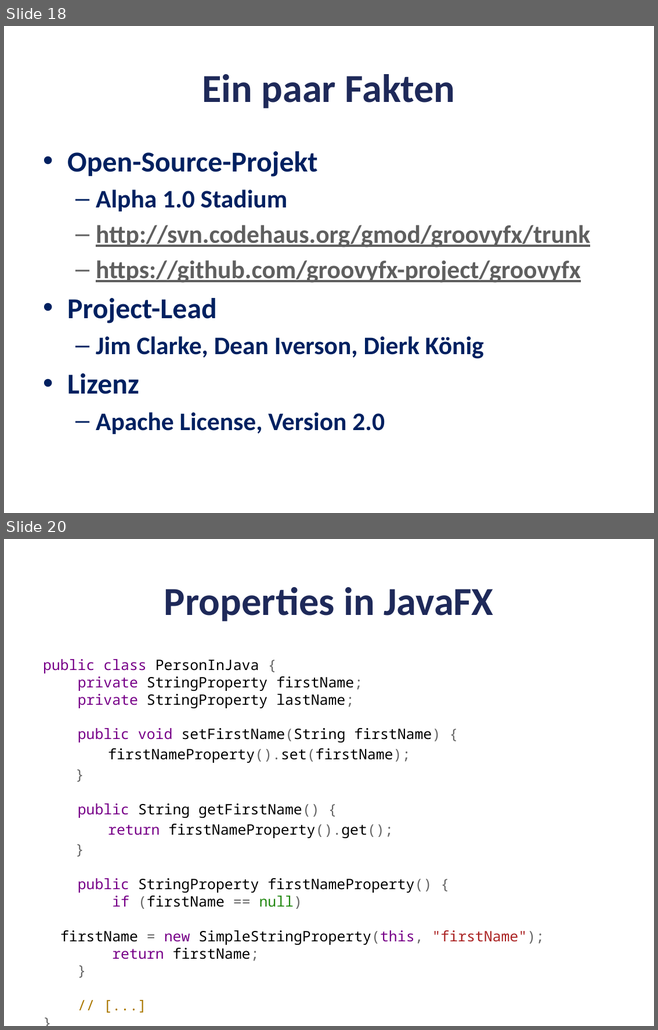
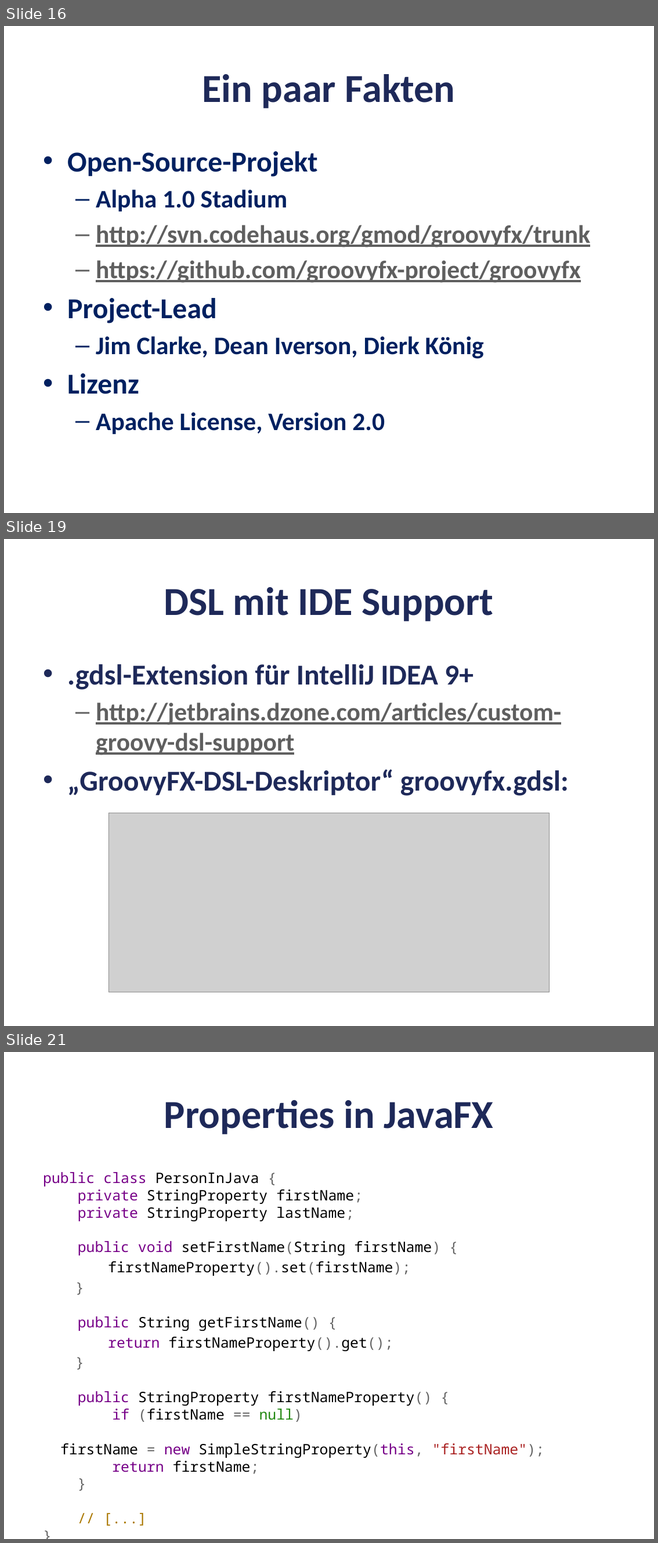
Before and after one commit to codescape/presentations, a slide deck: groovyfx-entfesselt-javafx/groovyfx-oop-2012.pptx. Shown one above the other, each under a label of ours: slides 18 and 20 before the commit, slides 16, 19 and 21 after it; the slides between them are not shown. The pictures are 658x1030 and 658x1543 pixels, drawn with LibreOffice and Linux fonts; fonts in the diff are those of the drawing; grey boxes stand for pictures; background and template pictures are left out. Boxes give left, top, right and bottom in pixels: in the first picture for what was removed or moved away, otherwise in the second. Text is boxed around its words. In the diff, an @@ line names an element or a change of style, - is before the commit and + after.

```diff
--- a/groovyfx-entfesselt-javafx/groovyfx-oop-2012.pptx
+++ b/groovyfx-entfesselt-javafx/groovyfx-oop-2012.pptx
@@ slide 19 added at [4,539,654,1026], background #FFFFFF @@
@@ title added at [164,587,494,621], 44 pt, text #1E2959, bold @@
+DSL mit IDE Support
@@ text added at [67,664,568,796], 32 pt, text #1E2959, bold @@
+• .gdsl-Extension für IntelliJ IDEA 9+
+  – http://jetbrains.dzone.com/articles/custom-groovy-dsl-support
+• „GroovyFX-DSL-Deskriptor“ groovyfx.gdsl:
@@ picture added at [108,813,549,993] @@
@@ what was slide 18 is now slide 16 @@
@@ what was slide 20 is now slide 21 @@
```
Also in this commit, not shown: 4 slides changed, 7 other slides added, 3 other files.
